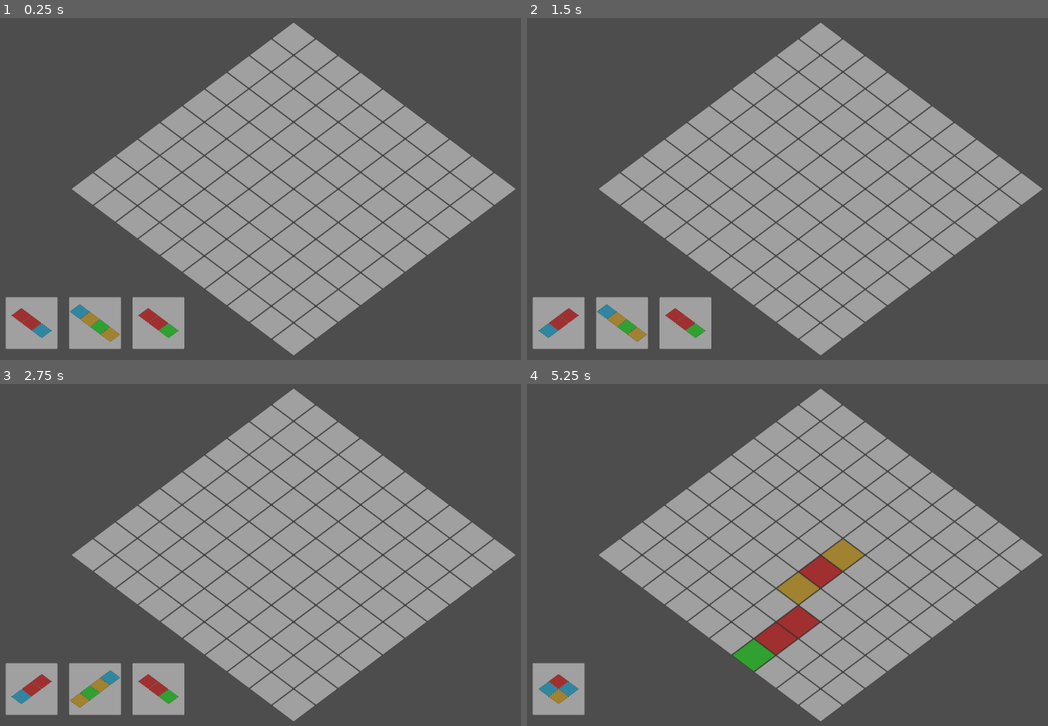
Above: before the commit, frames 1-4 (two rows, left to right).
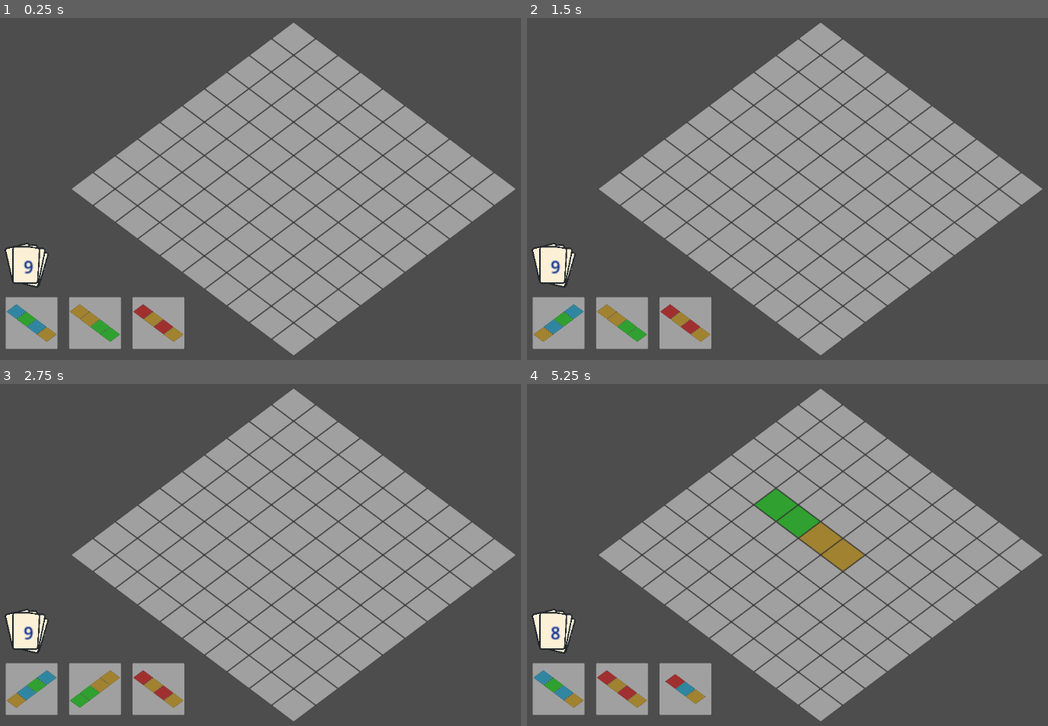
Above: after the commit, the same moments.

Repository: Suruks/Deck-and-Districts-Godot
Game: Godot game, scene res://main.tscn
The game is run twice, just before and just after one commit, with the same random seed, the same clock (stepped at 60 frames per second) and the same inputs.
Inputs (mouse positions are in pixels of both pictures, inside the frame that each line leads up to):
- Up to frame 1 (0.25 s): no input
- Up to frame 2 (1.5 s): tap Enter at 0.5 s; move the mouse to (558, 322) at 0.52 s; tap R at 0.6, 1.35 s; click (558, 322) at 0.67 s; tap Space at 1.25 s; move the mouse to (620, 322) at 1.27 s; click (620, 322) at 1.42 s
- Up to frame 3 (2.75 s): tap Enter at 2 s; move the mouse to (156, 688) at 2.02 s; tap R at 2.1 s; click (156, 688) at 2.17 s
- Up to frame 4 (5.25 s): tap Space at 2.75, 4.25 s; move the mouse to (792, 623) at 2.77 s; tap R every 0.75 s from 2.85 to 5.1 s; click (792, 623) at 2.92 s; tap Enter at 3.5 s; move the mouse to (558, 688) at 3.52 s; click (558, 688) at 3.67 s; move the mouse to (620, 688) at 4.27 s; click (620, 688) at 4.42 s; move the mouse to (850, 555) at 5.02 s; click (850, 555) at 5.17 s

The runs differ from the first frame. In frame 1, 1.5% of the frame differs, in the area x 0-36%, y 65-95%; in frame 2, 1.5%; in frame 3, 1.5%; in frame 4, 7.5%, in the area x 0-61%, y 30-97%.

Commit message:
added deck

Diff:
--- a/Hand.gd
+++ b/Hand.gd
@@ -9,6 +9,10 @@
 var hand_nodes: Array = []
 var selected_card_index: int = -1
 var selected_card = null
+
+func add_card(card_data):
+	hand_data.append(card_data)
+	draw_hand()
 
 func draw_hand():
 	# удаляем старые Node
--- a/card.gd
+++ b/card.gd
@@ -16,15 +16,12 @@
 var block_scale := 0.6
 
 func _ready():
-	randomize()
-	var card_data = generate_random_card()
-	blocks = card_data.blocks
-	block_types = card_data.block_types
+	draw_blocks()
 
-	draw_blocks()
 	scale = Vector2(0.5, 0.5)
 	position += Vector2(80, 80)
 	area.connect("input_event", Callable(self, "_on_input_event"))
+
 
 func iso_to_screen(v: Vector2) -> Vector2:
 	var tile_w = 128 * block_scale
--- a/main.gd
+++ b/main.gd
@@ -1,6 +1,7 @@
 extends Node2D
 
 @onready var hand_script: Hand = $CanvasLayer/HandContainer as Hand
+@onready var deck: Deck = Deck.new()
 
 # --- Параметры сетки ---
 var grid_size = 10
@@ -15,6 +16,9 @@
 var selected_card_index = -1
 var ghost_tiles = []
 
+var deck_sprite: Sprite2D
+var deck_label: Label
+
 # --- Цвета кварталов ---
 var block_colors = {
 	"residential": Color(0.3, 0.837, 1.0),
@@ -26,6 +30,7 @@
 # --- READY ---
 func _ready():
 	randomize()
+	deck.init_deck(12)
 
 	# --- Сетка ---
 	grid_nodes.clear()
@@ -52,6 +57,22 @@
 	# --- Генерация руки ---
 	setup_hand()
 
+		# --- Спрайт колоды ---
+	deck_sprite = Sprite2D.new()
+	deck_sprite.texture = preload("res://deck.png")
+	$CanvasLayer.add_child(deck_sprite)
+	deck_sprite.position = Vector2(70, get_viewport_rect().size.y - 180) # над рукой
+	deck_sprite.scale = Vector2(0.12, 0.12)
+
+	# --- Лейбл с количеством карт ---
+	deck_label = Label.new()
+	deck_label.text = str(deck.cards.size())
+	deck_label.scale = Vector2(2.0, 2.0)
+	$CanvasLayer.add_child(deck_label)
+	deck_label.position = Vector2(65, get_viewport_rect().size.y - 200)
+	deck_label.modulate = Color(0.0, 0.145, 0.541, 1.0)
+
+
 
 # --- Генерация руки ---
 func setup_hand():
@@ -65,9 +86,9 @@
 	hand.card_scene = preload("res://card.tscn")
 
 	hand.hand_data = [
-		Card.generate_data("random"),
-		Card.generate_data("random"),
-		Card.generate_data("random")
+		deck.draw_card(),
+		deck.draw_card(),
+		deck.draw_card()
 	]
 
 	hand.draw_hand()
@@ -111,7 +132,17 @@
 		grid[bpos.y][bpos.x] = selected_card.block_types[i]
 		update_tile_visual(bpos.x, bpos.y)
 
+		# Удаляем карту из руки
 	hand_script.remove_selected_card()
+
+	# Берём новую карту из колоды
+	var new_card = deck.draw_card()
+	if new_card != null:
+		hand_script.add_card(new_card)
+
+	# Обновляем лейбл
+	deck_label.text = str(deck.cards.size())
+
 	selected_card = null
 	selected_card_index = -1
 	clear_preview()
